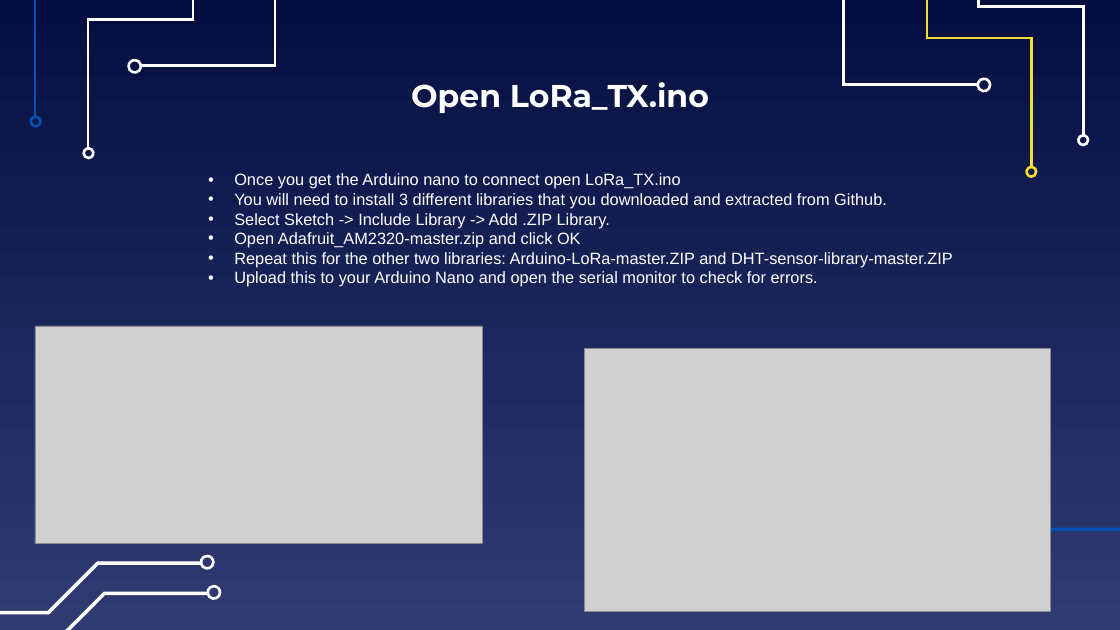
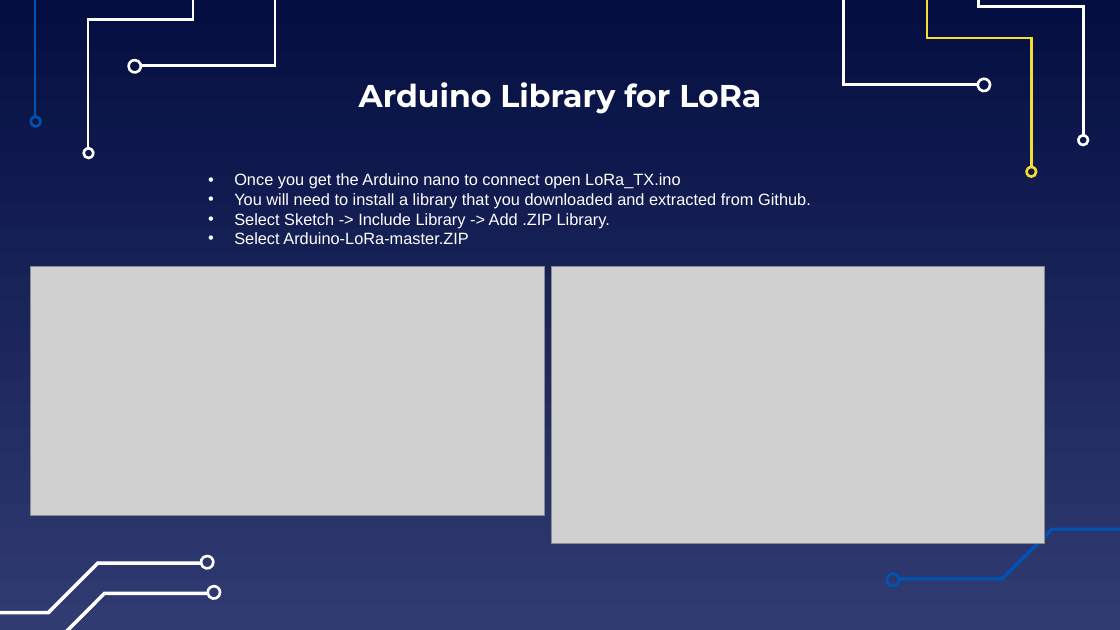
Before and after one commit to EELabMan/LoRa, a slide deck: slide 15 of Lora.pptx. Drawn at 1120x630 pixels with LibreOffice and Linux fonts; fonts in the diff are those of the drawing; grey boxes stand for pictures. Boxes give left, top, right and bottom in pixels: in the first picture for what was removed or moved away, otherwise in the second. Text is boxed around its words. In the diff, an @@ line names an element or a change of style, - is before the commit and + after.

Commit message:
update
Update PPT, removed external libraries

```diff
--- a/Lora.pptx
+++ b/Lora.pptx
@@ title at <box>359,82,761,114</box>: text changed @@
-Open LoRa_TX.ino
+Arduino Library for LoRa
@@ text at <box>234,193,811,209</box>: text changed @@
-• You will need to install 3 different libraries that you downloaded and extracted from Github.
+• You will need to install a library that you downloaded and extracted from Github.
@@ text at <box>234,232,468,244</box>: text changed @@
-• Open Adafruit_AM2320-master.zip and click OK
-• Repeat this for the other two libraries: Arduino-LoRa-master.ZIP and DHT-sensor-library-master.ZIP
-• Upload this to your Arduino Nano and open the serial monitor to check for errors.
+• Select Arduino-LoRa-master.ZIP
@@ picture: place and size @@
-picture at <box>35,326,483,544</box>
+picture at <box>31,266,544,516</box>
@@ picture: place and size @@
-picture at <box>585,349,1051,611</box>
+picture at <box>552,266,1045,544</box>
@@ freeform shape added at <box>887,571,902,586</box>, fill #0152B1, outline #0152B1 2.25 pt @@
```
Also in this commit, not shown: 1 slide added, 2 other files.
